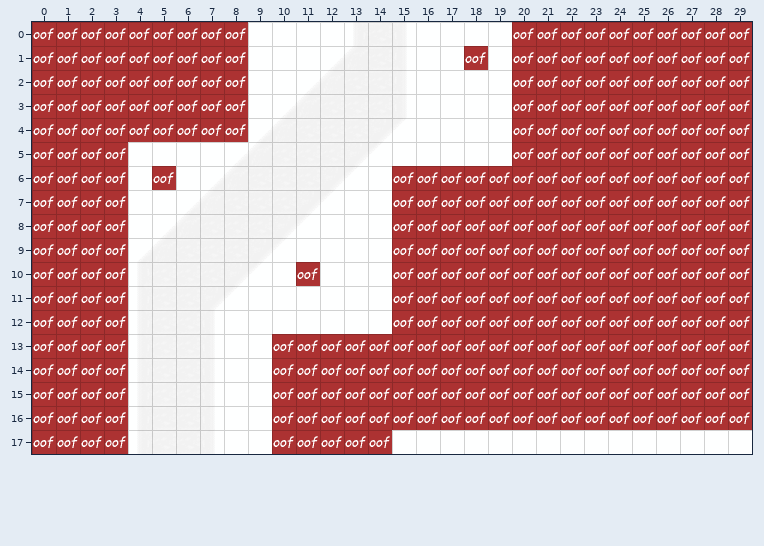
Level history. Tiled map: Assets/Maps/CL_01.tmx. The picture above is the old version.
Cells are 64x64 px. Shown: x 0..29, y 0..17.
Now the later version:
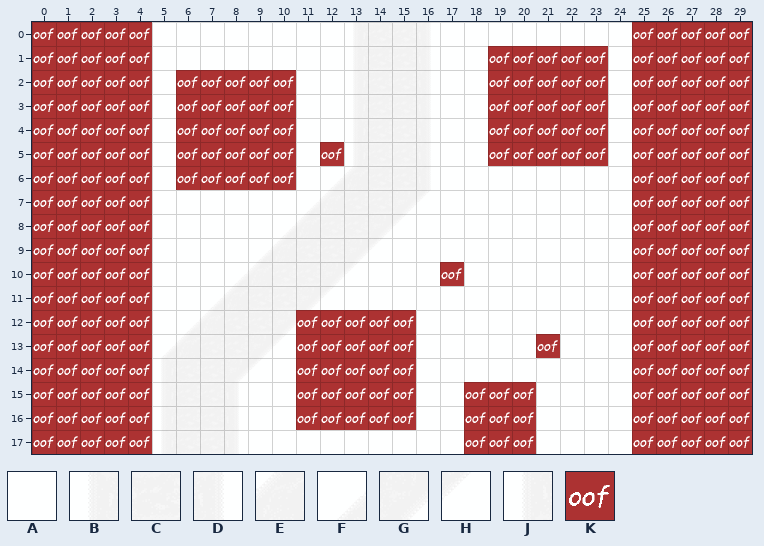
Key: from "BackgroundTileset": A 0, B 24, C 25, D 26, E 47, F 123, G 143, H 144, J 168; from "SpecialTileset": K 0.
_ is an empty cell.
Tiles of an added or newly shown layer are drawn over the layers below it.
Difference:
Layer "Background" (removed):
y 1: x 19 A -> _
y 2: x 9..10 AA -> __; x 19 A -> _
y 3: x 9..10 AF -> __; x 19 A -> _
y 4: x 9..10 FE -> __; x 19 A -> _
y 5: x 4 A -> _; x 6..10 AAFEC -> _____; x 12 C -> _; x 19 A -> _
y 6: x 4 A -> _; x 6..10 AFECC -> _____
y 7..8: x 4 A -> _
y 9: x 4 F -> _
y 10: x 4 J -> _
y 11: x 4 B -> _
y 12: x 4 B -> _; x 11..14 AAAA -> ____
y 13..16: x 4 B -> _
y 17: x 4 B -> _; x 18..20 AAA -> ___; x 25..29 AAAAA -> _____
Layer "Snow" (added):
y 0: x 5..8 ____ -> AAAA; x 20..24 _____ -> AAAAA
y 1: x 5..8 ____ -> AAAA; x 18 _ -> A; x 24 _ -> A
y 2..4: x 5 _ -> A; x 24 _ -> A
y 5: x 24 _ -> A
y 6: x 5 _ -> A; x 17..24 ________ -> AAAAAAAA
y 7: x 17..24 ________ -> AAAAAAAA
y 8: x 16..24 _________ -> AAAAAAAAA
y 9: x 15..24 __________ -> AAAAAAAAAA
y 10: x 15..16 __ -> AA; x 18..24 _______ -> AAAAAAA
y 11: x 15..24 __________ -> AAAAAAAAAA
y 12: x 16..24 _________ -> AAAAAAAAA
y 13: x 16..20 _____ -> AAAAA; x 22..24 ___ -> AAA
y 14: x 10 _ -> A; x 16..24 _________ -> AAAAAAAAA
y 15..16: x 10 _ -> A; x 16..17 __ -> AA; x 21..24 ____ -> AAAA
y 17: x 10..14 _____ -> AAAAA
Layer "Background - CL" (added):
y 6: x 15..16 __ -> CD
y 7: x 15..16 __ -> GH
y 8: x 15 _ -> H
y 10: x 11 _ -> C
y 13: x 10 _ -> H
Layer "Special":
y 0: x 5..8 KKKK -> ____; x 20..24 KKKKK -> _____
y 1: x 5..8 KKKK -> ____; x 18..19 K_ -> _K; x 24 K -> _
y 2..4: x 5 K -> _; x 9..10 __ -> KK; x 19 _ -> K; x 24 K -> _
y 5: x 4 _ -> K; x 6..10 _____ -> KKKKK; x 12 _ -> K; x 19 _ -> K; x 24 K -> _
y 6: x 4..10 _K_____ -> K_KKKKK; x 15..24 KKKKKKKKKK -> __________
y 7..9: x 4 _ -> K; x 15..24 KKKKKKKKKK -> __________
y 10: x 4 _ -> K; x 11 K -> _; x 15..16 KK -> __; x 18..24 KKKKKKK -> _______
y 11: x 4 _ -> K; x 15..24 KKKKKKKKKK -> __________
y 12: x 4 _ -> K; x 11..14 ____ -> KKKK; x 16..24 KKKKKKKKK -> _________
y 13: x 4 _ -> K; x 10 K -> _; x 16..20 KKKKK -> _____; x 22..24 KKK -> ___
y 14: x 4 _ -> K; x 10 K -> _; x 16..24 KKKKKKKKK -> _________
y 15..16: x 4 _ -> K; x 10 K -> _; x 16..17 KK -> __; x 21..24 KKKK -> ____
y 17: x 4 _ -> K; x 10..14 KKKKK -> _____; x 18..20 ___ -> KKK; x 25..29 _____ -> KKKKK
Changed places in both pictures, as pixel boxes (x1, y1, x2, y2):
changed: (128, 22, 752, 454)
